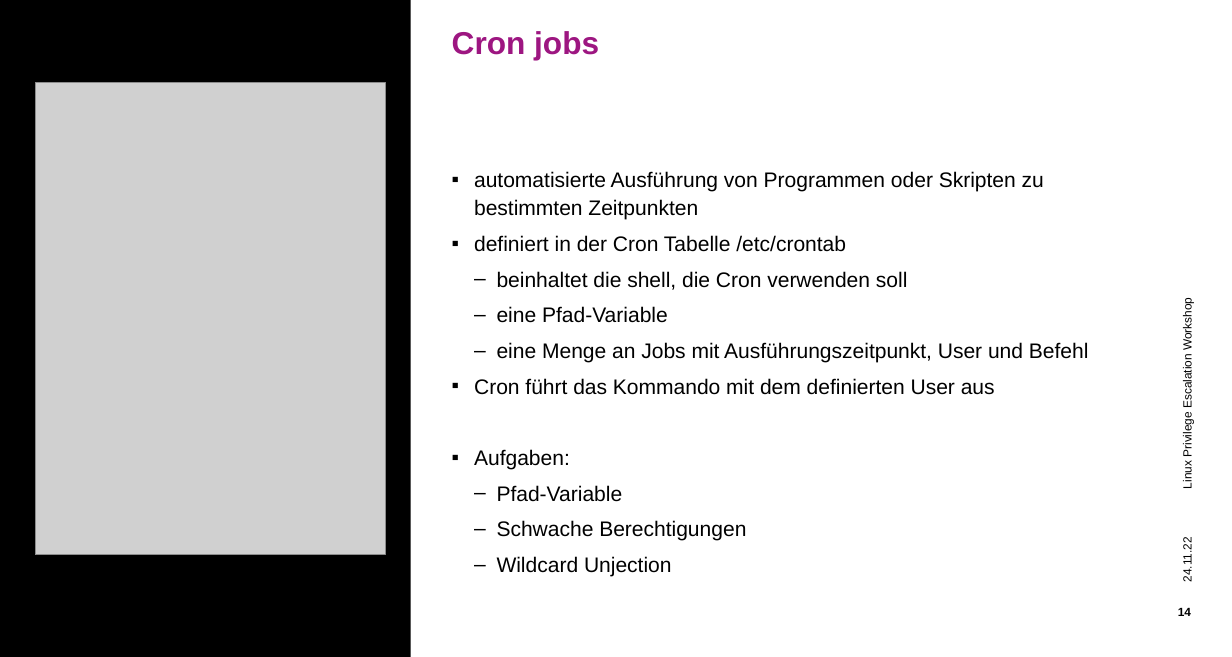
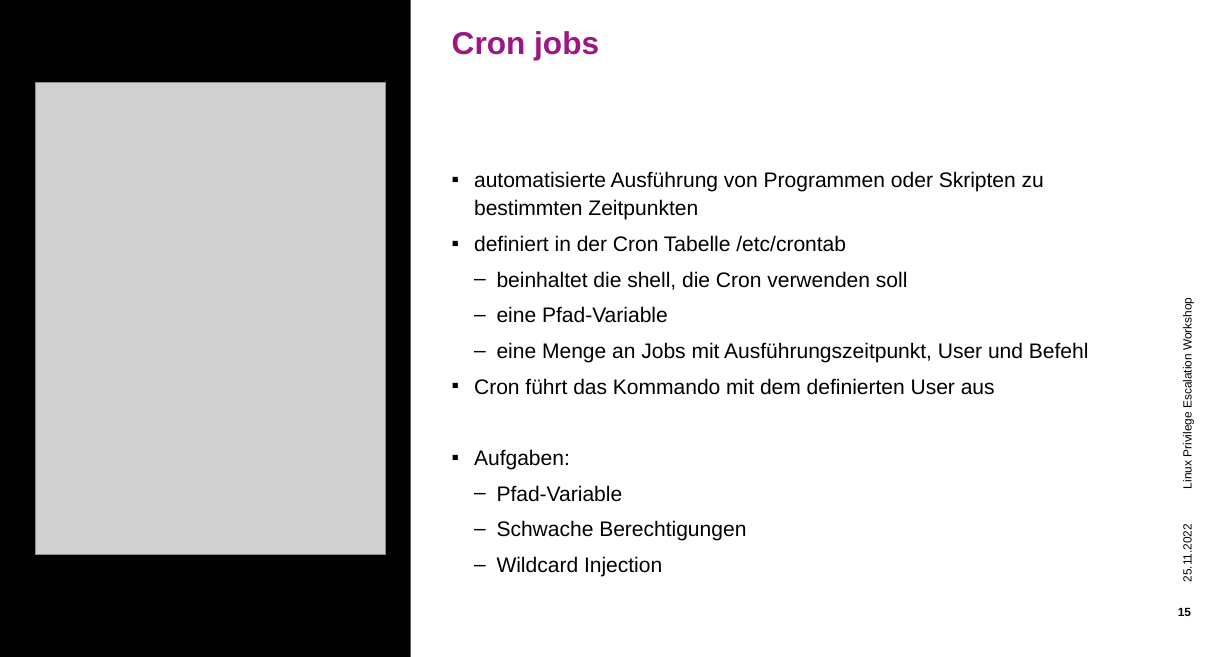
Before and after one commit to hueami/lpe_workshop, a slide deck: slide 15 of Powerpoint.pptx (slide 14 before the commit). Drawn at 1232x657 pixels with LibreOffice and Linux fonts; fonts in the diff are those of the drawing; grey boxes stand for pictures; background and template pictures are left out. Boxes give left, top, right and bottom in pixels: in the first picture for what was removed or moved away, otherwise in the second. Text is boxed around its words. In the diff, an @@ line names an element or a change of style, - is before the commit and + after.

```diff
--- a/Powerpoint.pptx
+++ b/Powerpoint.pptx
@@ text at (1181, 529, 1194, 581): text changed @@
-24.11.22
+25.11.2022
@@ text at (497, 556, 662, 576): text changed @@
-    – Wildcard Unjection
+    – Wildcard Injection
@@ page number at (1178, 608, 1191, 616): text changed @@
-14
+15
```
Also in this commit, not shown: 12 other slides changed, 2 slides added, 1 slide removed.
